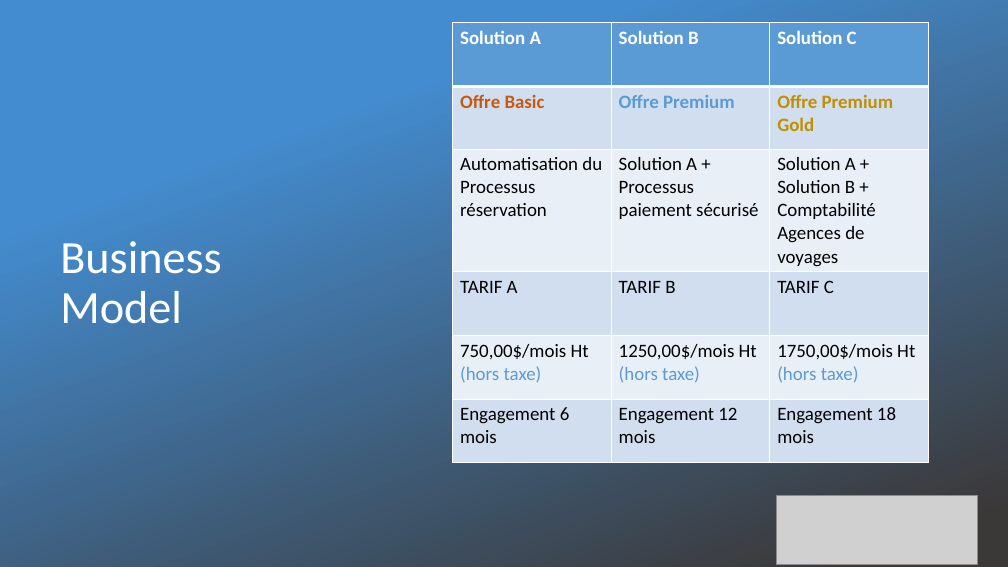
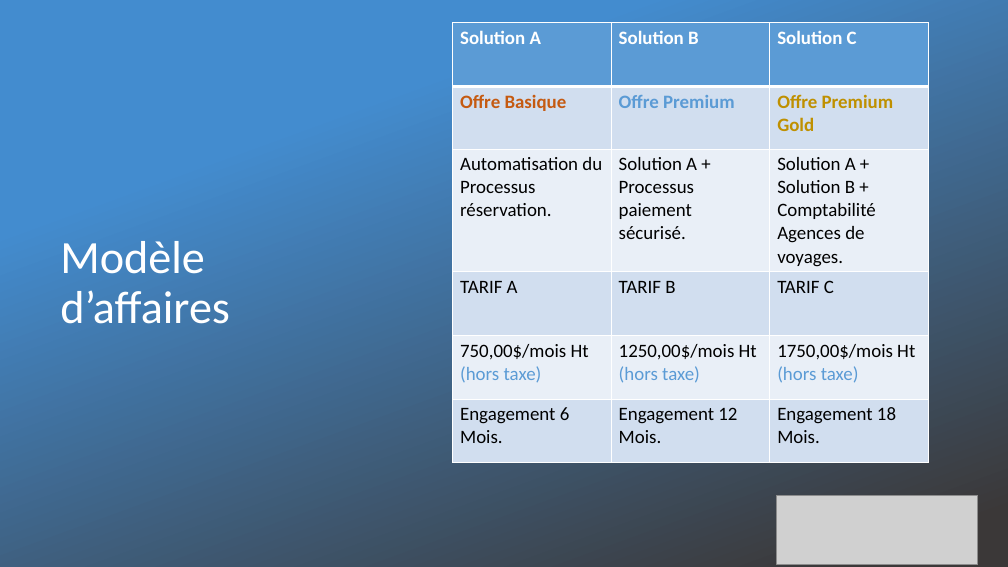
Before and after one commit to jferrier34/B4DIAPO, a slide deck: slide 16 of B4-Diaporama-julien.ferrier-Toulouse.pptx (slide 10 before the commit). Drawn at 1008x567 pixels with LibreOffice and Linux fonts; fonts in the diff are those of the drawing; grey boxes stand for pictures; background and template pictures are left out; a plain dark background stands for a picture behind light text. Boxes give left, top, right and bottom in pixels: in the first picture for what was removed or moved away, otherwise in the second. Text is boxed around its words. In the diff, an @@ line names an element or a change of style, - is before the commit and + after.

Commit message:
[modify] last push

```diff
--- a/B4-Diaporama-julien.ferrier-Toulouse.pptx
+++ b/B4-Diaporama-julien.ferrier-Toulouse.pptx
@@ table at (x1=453, y1=23, x2=929, y2=447) @@
-row 2, column 1: Offre Basic
+row 2, column 1: Offre Basique
-row 3: Automatisation du / Processus réservation | Solution A + Processus paiement sécurisé | Solution A + Solution B + Comptabilité Agences de voyages
+row 3: Automatisation du / Processus réservation. | Solution A + Processus paiement sécurisé. | Solution A + Solution B + Comptabilité Agences de voyages.
-row 6: Engagement 6 mois | Engagement 12 / mois | Engagement 18 / mois
+row 6: Engagement 6 Mois. | Engagement 12 / Mois. | Engagement 18 / Mois.
@@ text at (x1=60, y1=241, x2=230, y2=324): text changed @@
-Business Model
+Modèle d’affaires
```
Also in this commit, not shown: 8 other slides changed, 11 slides added, 1 slide removed.
